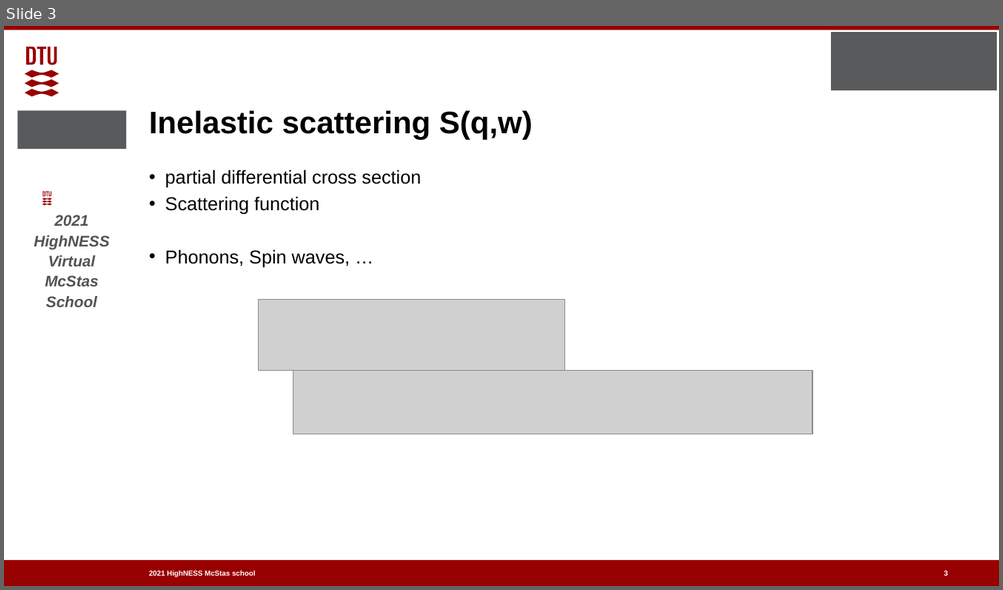
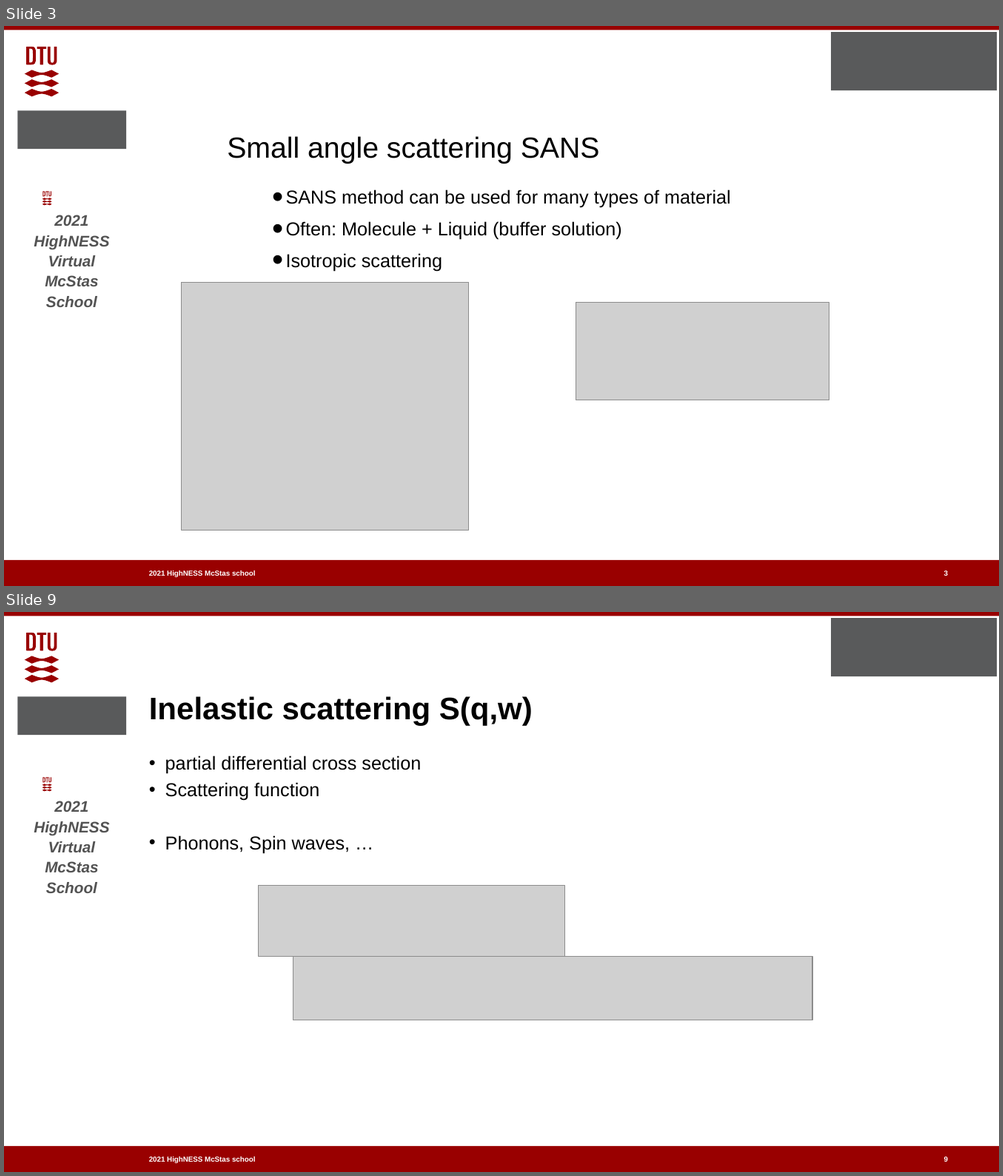
Before and after one commit to McStasMcXtrace/Schools, a slide deck: ESS_May_2021/Thursday_May_6th/2_Samples_II/More_samples.pptx. Shown one above the other, each under a label of ours: slide 3 before the commit, slides 3 and 9 after it; the slides between them are not shown. The pictures are 1003x590 and 1003x1176 pixels, drawn with LibreOffice and Linux fonts; fonts in the diff are those of the drawing; grey boxes stand for pictures; background and template pictures are left out. Boxes give left, top, right and bottom in pixels: in the first picture for what was removed or moved away, otherwise in the second. Text is boxed around its words. In the diff, an @@ line names an element or a change of style, - is before the commit and + after.

Commit message:
SANS, then inelastic

```diff
--- a/ESS_May_2021/Thursday_May_6th/2_Samples_II/More_samples.pptx
+++ b/ESS_May_2021/Thursday_May_6th/2_Samples_II/More_samples.pptx
@@ slide 3 added at [4, 26, 999, 586], background #FFFFFF; not listed: 8 template elements that a slide beside it also shows @@
@@ text added at [227, 136, 600, 164], 28 pt, text #000000 @@
+Small angle scattering SANS
@@ text added at [286, 190, 731, 271], 18 pt, text #000000 @@
+• SANS method can be used for many types of material
+• Often: Molecule + Liquid (buffer solution)
+• Isotropic scattering
@@ picture added at [182, 283, 469, 530] @@
@@ picture added at [575, 302, 828, 400] @@
@@ page number added at [944, 571, 948, 578], 7 pt, text #FFFFFF, bold @@
+3
@@ what was slide 3 is now slide 9 @@
```
Also in this commit, not shown: 3 slides changed, 5 other slides added, 1 slide removed, 2 other files.
